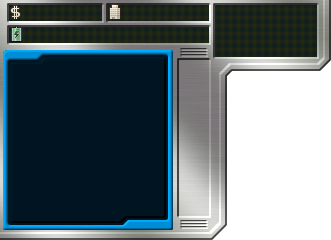
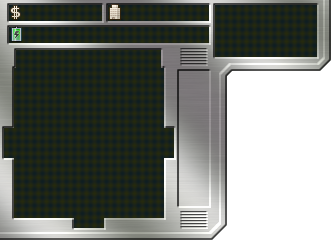
Before/after of a 331px x 240px layered artwork. What changed in the layer stack:
removed layer "RadarPanel" over [3, 50, 173, 230]
painted on "Border" over [2, 48, 331, 230]
